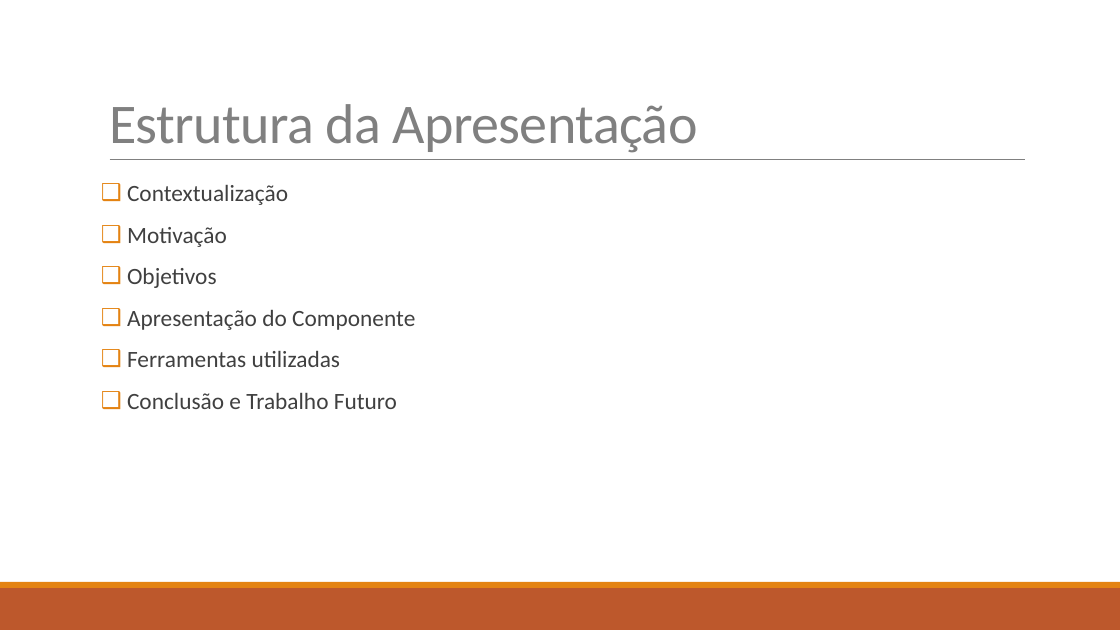
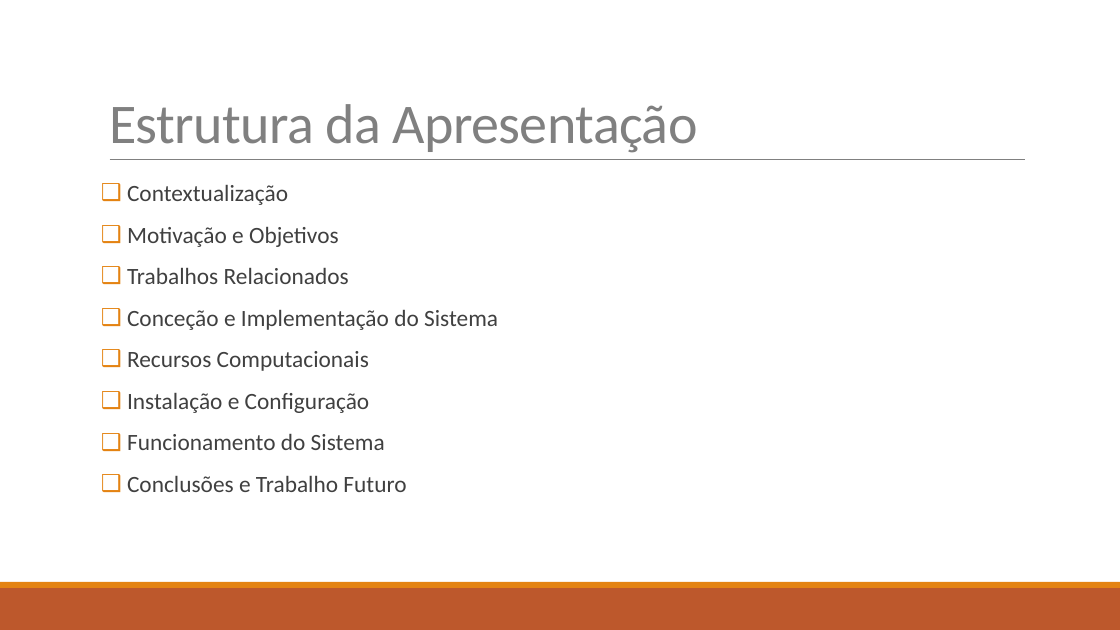
Before and after one commit to diisnc/Dialog_Agent_1819, a slide deck: slide 2 of Report/presentation_2_Luis.pptx. Drawn at 1120x630 pixels with LibreOffice and Linux fonts; fonts in the diff are those of the drawing. Boxes give left, top, right and bottom in pixels: in the first picture for what was removed or moved away, otherwise in the second. Text is boxed around its words. In the diff, an @@ line names an element or a change of style, - is before the commit and + after.

```diff
--- a/Report/presentation_2_Luis.pptx
+++ b/Report/presentation_2_Luis.pptx
@@ text at [127, 227, 498, 492]: text changed @@
-❑ Motivação
-❑ Objetivos
-❑ Apresentação do Componente
-❑ Ferramentas utilizadas
-❑ Conclusão e Trabalho Futuro
+❑ Motivação e Objetivos
+❑ Trabalhos Relacionados
+❑ Conceção e Implementação do Sistema
+❑ Recursos Computacionais
+❑ Instalação e Configuração
+❑ Funcionamento do Sistema
+❑ Conclusões e Trabalho Futuro
```
Also in this commit, not shown: 3 other slides changed, 1 slide added, 6 slides removed, 1 other file.
